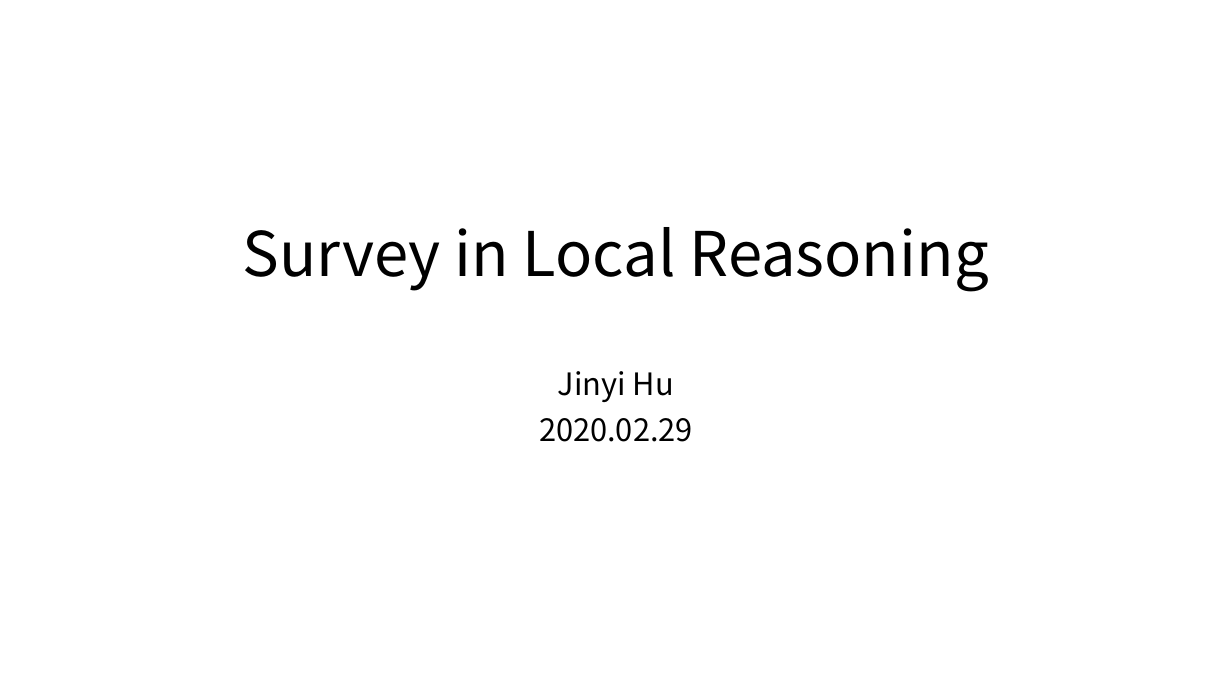
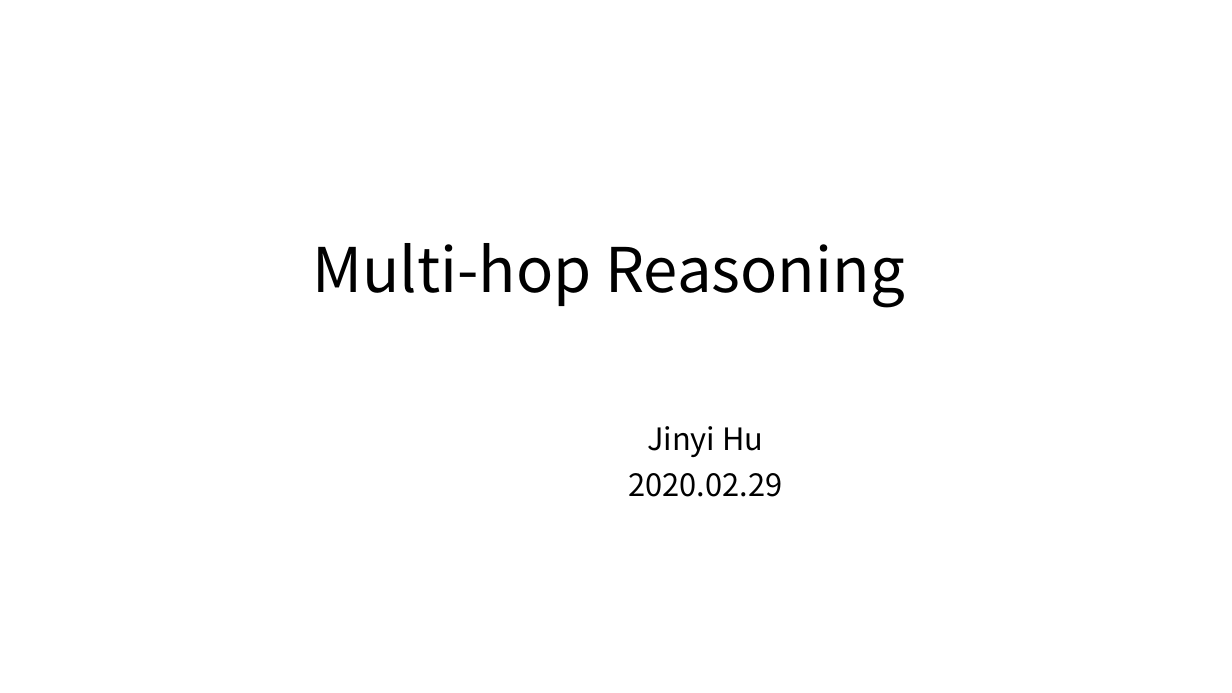
Before and after one commit to JamesHujy/TRPapers, a slide deck: slide 1 of slides/Survey_week1_hujinyi.pptx. Drawn at 1232x693 pixels with LibreOffice and Linux fonts; fonts in the diff are those of the drawing. Boxes give left, top, right and bottom in pixels: in the first picture for what was removed or moved away, otherwise in the second. Text is boxed around its words. In the diff, an @@ line names an element or a change of style, - is before the commit and + after.

```diff
--- a/slides/Survey_week1_hujinyi.pptx
+++ b/slides/Survey_week1_hujinyi.pptx
@@ title at (313,243,905,308): text changed @@
-Survey in Local Reasoning
+Multi-hop Reasoning
@@ subtitle "Jinyi Hu": place and size @@
-subtitle "Jinyi Hu" at (539,371,693,442)
+subtitle "Jinyi Hu" at (628,426,782,497)
```
Also in this commit, not shown: 5 other slides changed, 7 slides added, 3 slides removed.
